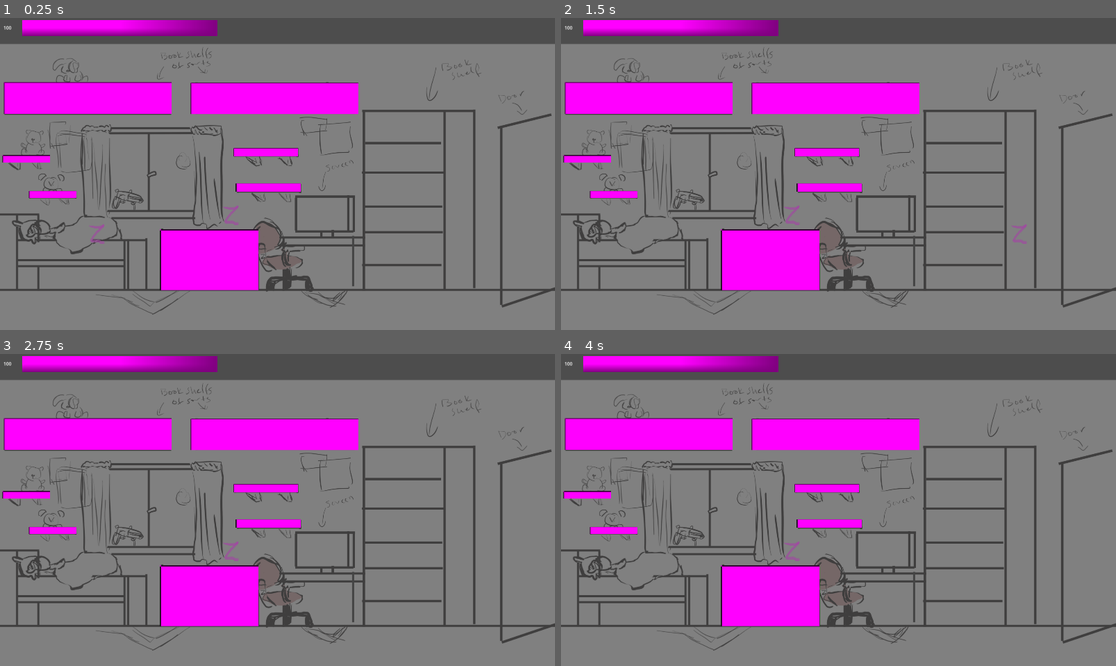
Above: before the commit, frames 1-4 (two rows, left to right).
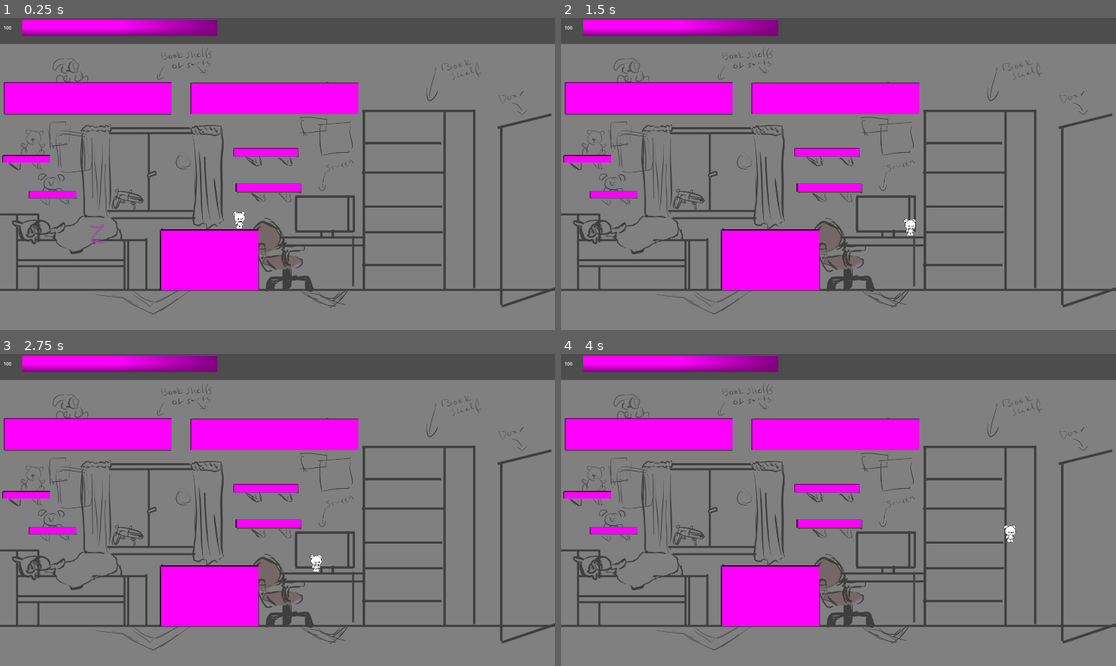
Above: after the commit, the same moments.

Repository: Karanval/CatStack
Game: Godot game, scene res://Scenes/TestScene/TestScene.tscn
The game is run twice, just before and just after one commit, with the same random seed, the same clock (stepped at 60 frames per second) and the same inputs.
Inputs:
- Up to frame 1 (0.25 s): no input
- Up to frame 2 (1.5 s): hold D (Right) from 0.53 s (still down); tap Space (Jump) at 0.77 s
- Up to frame 3 (2.75 s): tap Space (Jump) at 1.52 s; release D (Right) at 2.03 s; hold A (Left) from 2.03 s (still down)
- Up to frame 4 (4 s): release A (Left) at 2.78 s; hold D (Right) from 2.78 s (still down); tap Space (Jump) at 3.02, 3.77 s

The runs differ from the first frame. In frame 1, 0.1% of the frame differs, in the area x 40-45%, y 60-68%; in frame 2, 0.2%, in the area x 40-84%, y 60-73%; in frame 3, 0.1%; in frame 4, 0.1%.

Commit message:
use teddy bear sketch

Diff:
--- a/Scenes/TestScene/TestScene.tscn
+++ b/Scenes/TestScene/TestScene.tscn
@@ -1,9 +1,9 @@
-[gd_scene load_steps=4 format=3 uid="uid://b1866dsru0rjp"]
+[gd_scene load_steps=5 format=3 uid="uid://b1866dsru0rjp"]
 
 [ext_resource type="PackedScene" uid="uid://0prw0oi6d0sx" path="res://Scenes/Room.tscn" id="1_qsb0u"]
 [ext_resource type="PackedScene" uid="uid://vv76aw14qh3n" path="res://Scenes/SleepBar/SleepBar.tscn" id="2_bsxja"]
-[ext_resource type="PackedScene" uid="uid://dnimq36cs47g6" path="res://player/Player.tscn" id="3_bsxja"]
 [ext_resource type="PackedScene" uid="uid://d2h6k3u68wvus" path="res://Scenes/Bullet/Bullet.tscn" id="3_bsxja"]
+[ext_resource type="PackedScene" uid="uid://dnimq36cs47g6" path="res://player/Player.tscn" id="4_dl6we"]
 
 [node name="TestScene" type="Node2D"]
 
@@ -11,11 +11,11 @@
 
 [node name="SleepBar" parent="." instance=ExtResource("2_bsxja")]
 
-[node name="PlayerCharacter" parent="." instance=ExtResource("3_bsxja")]
-position = Vector2(802, 686)
-
 [node name="Bullet" parent="." instance=ExtResource("3_bsxja")]
 position = Vector2(88, 751)
 DAMAGE = 2
 DIRECTION = Vector2(1, 0)
 SPEED = 1000
+
+[node name="PlayerCharacter" parent="." instance=ExtResource("4_dl6we")]
+position = Vector2(829, 687)
--- a/player/Player.tscn
+++ b/player/Player.tscn
@@ -1,22 +1,25 @@
 [gd_scene load_steps=4 format=3 uid="uid://dnimq36cs47g6"]
 
 [ext_resource type="Script" uid="uid://cmyv8hg714icu" path="res://player/PlayerInput.gd" id="1_3c3w1"]
-[ext_resource type="Texture2D" uid="uid://bucix5xktglaw" path="res://player/red_body_rhombus.png" id="2_3c3w1"]
+[ext_resource type="Texture2D" uid="uid://bg7xaohav5mfn" path="res://graphics/teddy_bear_sketch.png" id="2_3c3w1"]
 
-[sub_resource type="RectangleShape2D" id="RectangleShape2D_ulp21"]
-size = Vector2(130, 130)
+[sub_resource type="CapsuleShape2D" id="CapsuleShape2D_wnvi2"]
+radius = 30.0
+height = 120.0
 
 [node name="PlayerCharacter" type="CharacterBody2D"]
 scale = Vector2(0.5, 0.5)
+collision_layer = 13
 script = ExtResource("1_3c3w1")
 jump_height = 130
 jump_time_to_peak = 0.35
 jump_time_to_descent = 0.25
 
 [node name="CollisionShape2D" type="CollisionShape2D" parent="."]
-position = Vector2(0, -1)
-shape = SubResource("RectangleShape2D_ulp21")
+position = Vector2(0, 6)
+shape = SubResource("CapsuleShape2D_wnvi2")
 
 [node name="Sprite2D" type="Sprite2D" parent="."]
-rotation = 0.785398
+position = Vector2(0, 6)
+scale = Vector2(0.5, 0.5)
 texture = ExtResource("2_3c3w1")
